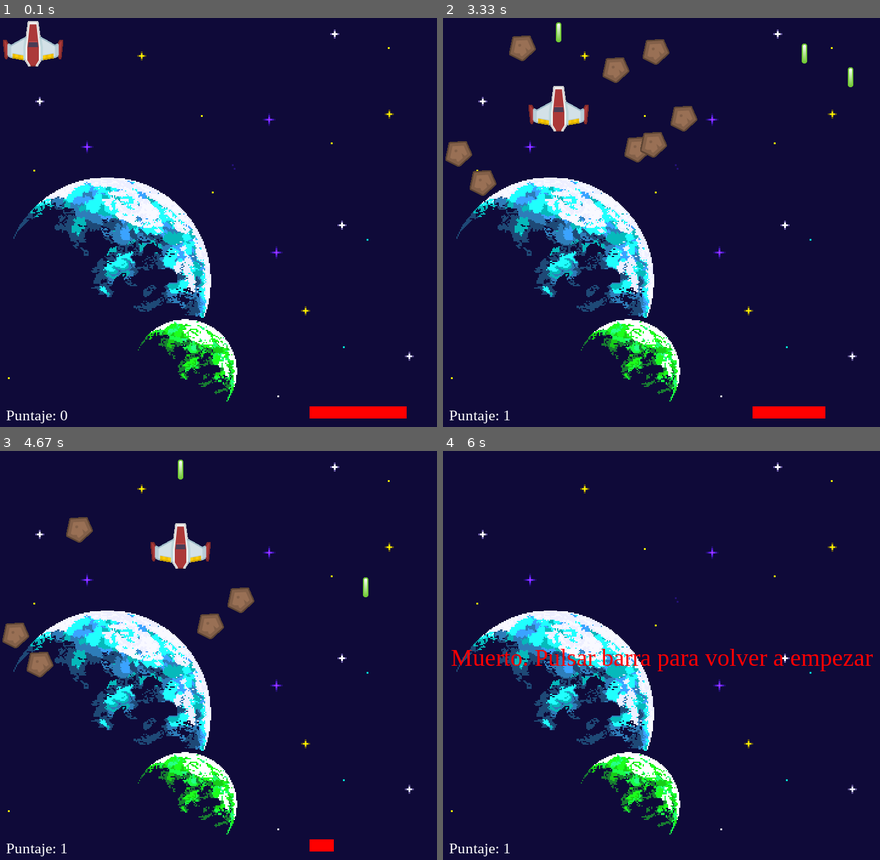
Above: before the commit, frames 1-4 (two rows, left to right).
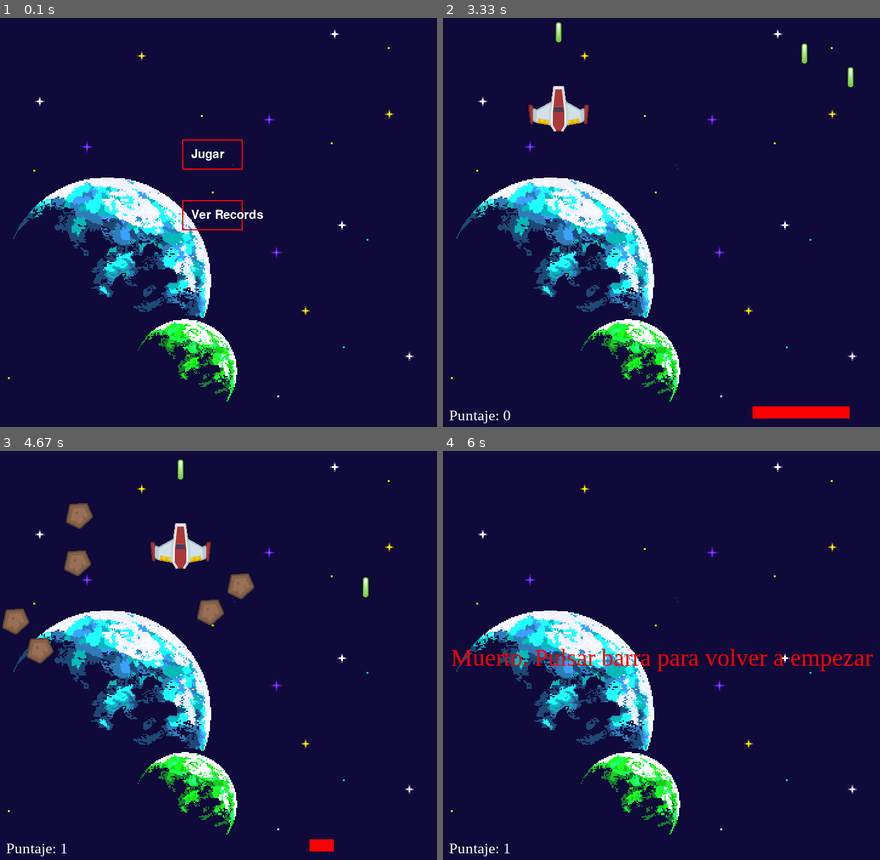
Above: after the commit, the same moments.

Repository: lingwey/juego-de-destruir-meteoros-en-pygame
Game: pygame game, started from destruirMeteoritos.py
Same seed, same stepped clock (60 frames per second), same inputs: the game is played once before the commit and once after it.
Inputs (mouse positions are in pixels of both pictures, inside the frame that each line leads up to):
- Up to frame 1 (0.1 s): no input
- Up to frame 2 (3.33 s): click (657, 152) at 0.38 s; click (556, 226) at 0.72 s; click (727, 79) at 1.05 s; click (670, 87) at 1.38 s; click (665, 267) at 1.72 s; click (775, 287) at 2.05 s; click (775, 189) at 2.38 s; click (818, 189) at 2.72 s; click (530, 87) at 3.05 s
- Up to frame 3 (4.67 s): click (235, 639) at 3.38 s; click (122, 585) at 3.72 s; click (336, 700) at 4.05 s; click (148, 524) at 4.38 s
- Up to frame 4 (6 s): click (814, 651) at 4.72 s; click (578, 561) at 5.05 s; click (635, 532) at 5.38 s; click (692, 594) at 5.72 s

The runs differ from the first frame. In frame 1, 2.1% of the frame differs, in the area x 0-94%, y 0-100%; in frame 2, 2.4%, in the area x 0-94%, y 4-99%; in frame 3, 2.4%; in frame 4, nothing differs.

Commit message:
agrga un menu principal aun sujeto a cambios

Diff:
--- a/destruirMeteoritos.py
+++ b/destruirMeteoritos.py
@@ -1,6 +1,7 @@
 import pygame, random, time, sys
 from jugadorYLaser import *
 from METEORO import *
+from menuPrincipal import menuJuego
 
 pantallaAlto = 680
 pantallaAncho = 720
@@ -137,17 +138,21 @@
     imagenDeFondo = "recursos/imagenes/background.png"
     sonidoLaser = pygame.mixer.Sound("recursos/sonido/laser5.ogg")
     ventana = pygame.display.set_mode([pantallaAncho, pantallaAlto])
-    cerrar = False
-    reloj = pygame.time.Clock()
-    game = juego( sonidoLaser, imagenDeFondo)
+    pygame.display.set_caption("Juego de Destruir Meteoros")
     pygame.mouse.set_visible(0)
 
-    while not cerrar:
-        cerrar = game.process_events()
-        game.run_logic()
-        game.display_frame(ventana)
-        reloj.tick(60)
-    pygame.quit()
+    while True:
+       opcion = menuJuego(ventana)
+       if opcion == "jugar":
+            cerrar = False
+            reloj = pygame.time.Clock()
+            game = juego( sonidoLaser, imagenDeFondo)
+            while not cerrar:
+                cerrar = game.process_events()
+                game.run_logic()
+                game.display_frame(ventana)
+                reloj.tick(60)
+            pygame.quit()
 
 if __name__ == "__main__":
     main()
--- /dev/null
+++ b/menuPrincipal.py
@@ -0,0 +1,36 @@
+import pygame
+import sys
+
+negro = (0,0,0)
+blanco = (255, 255,255)
+rojo = (255, 0, 0)
+
+def menuJuego (ventana):
+    fondo = pygame.image.load("recursos/imagenes/background.png").convert()
+    ventana.blit(fondo,(0,0))
+    fuente = pygame.font.Font(None, 30)
+
+    textJugar = fuente.render("Jugar", True, blanco)
+    textRecords = fuente.render("Ver Records", True, blanco)
+
+    opcionJugar = pygame.Rect(300, 200, 100, 50)
+    opcionVerRecords = pygame.Rect(300, 300, 100, 50)
+
+    pygame.draw.rect(ventana, rojo, opcionJugar, 2)
+    pygame.draw.rect(ventana, rojo, opcionVerRecords, 2)
+
+    ventana.blit(textJugar, (315, 215))
+    ventana.blit(textRecords, (315, 315))
+
+    pygame.display.flip()
+
+    while True:
+        for event in pygame.event.get():
+            if event.type == pygame.QUIT:
+                pygame.quit()
+                sys.exit()
+            if event.type == pygame.MOUSEBUTTONDOWN:
+                if opcionJugar.collidepoint(pygame.mouse.get_pos()):
+                    return "jugar"
+                if opcionVerRecords.collidepoint(pygame.mouse.get_pos()):
+                    return "records"
